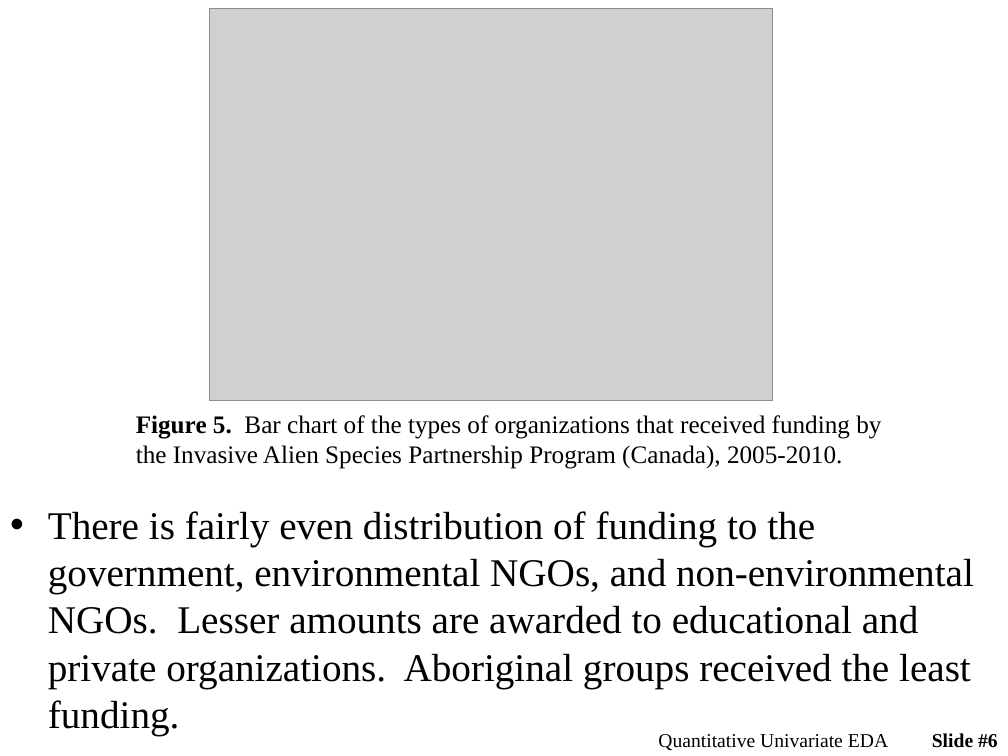
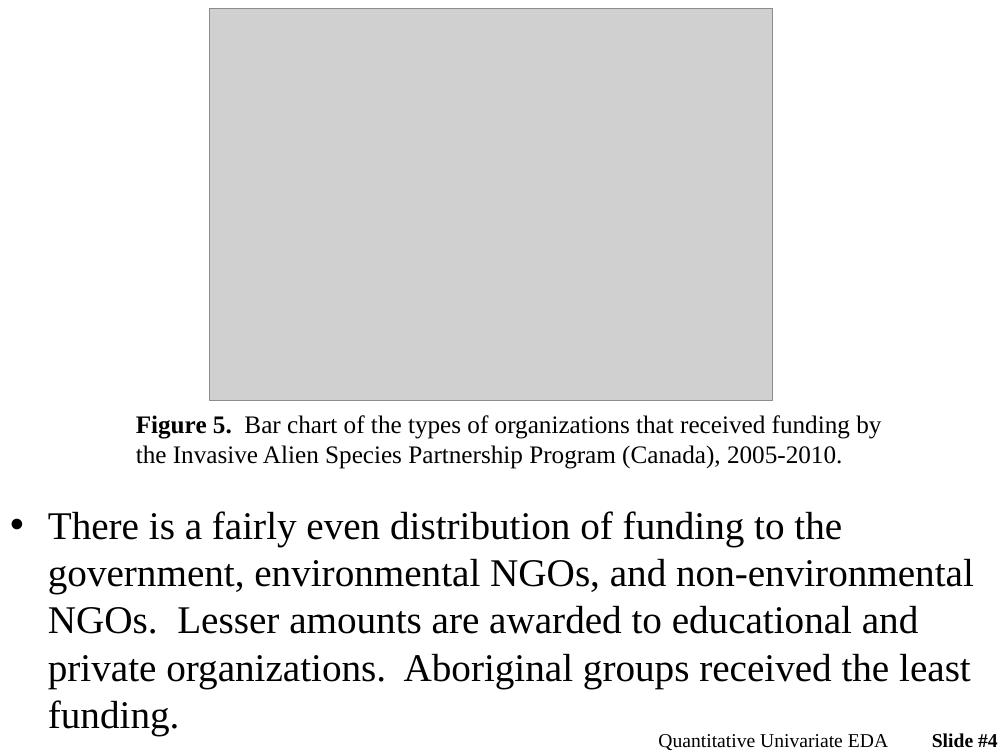
Before and after one commit to droglenc/NCMTH107, a slide deck: slide 4 of modules/UnivEDA_Categorical/PPT.pptx (slide 6 before the commit). Drawn at 1008x756 pixels with LibreOffice and Linux fonts; fonts in the diff are those of the drawing; grey boxes stand for pictures. Boxes give left, top, right and bottom in pixels: in the first picture for what was removed or moved away, otherwise in the second. Text is boxed around its words. In the diff, an @@ line names an element or a change of style, - is before the commit and + after.

```diff
--- a/modules/UnivEDA_Categorical/PPT.pptx
+++ b/modules/UnivEDA_Categorical/PPT.pptx
@@ text at [48,511,974,735]: text changed @@
-• There is fairly even distribution of funding to the government, environmental NGOs, and non-environmental NGOs. Lesser amounts are awarded to educational and private organizations. Aboriginal groups received the least funding.
+• There is a fairly even distribution of funding to the government, environmental NGOs, and non-environmental NGOs. Lesser amounts are awarded to educational and private organizations. Aboriginal groups received the least funding.
@@ page number at [932,733,998,748]: text changed @@
-Slide #6
+Slide #4
```
Also in this commit, not shown: 1 other slide changed, 7 slides removed, 2 other files.
